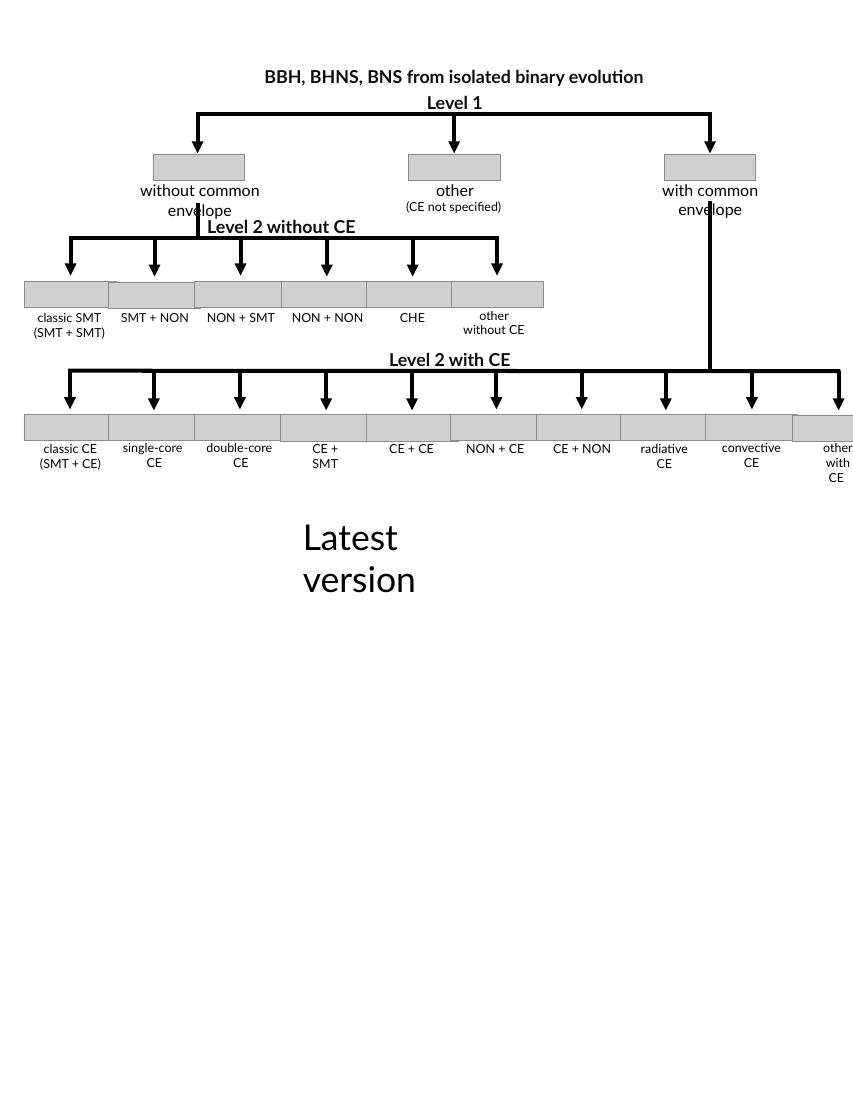
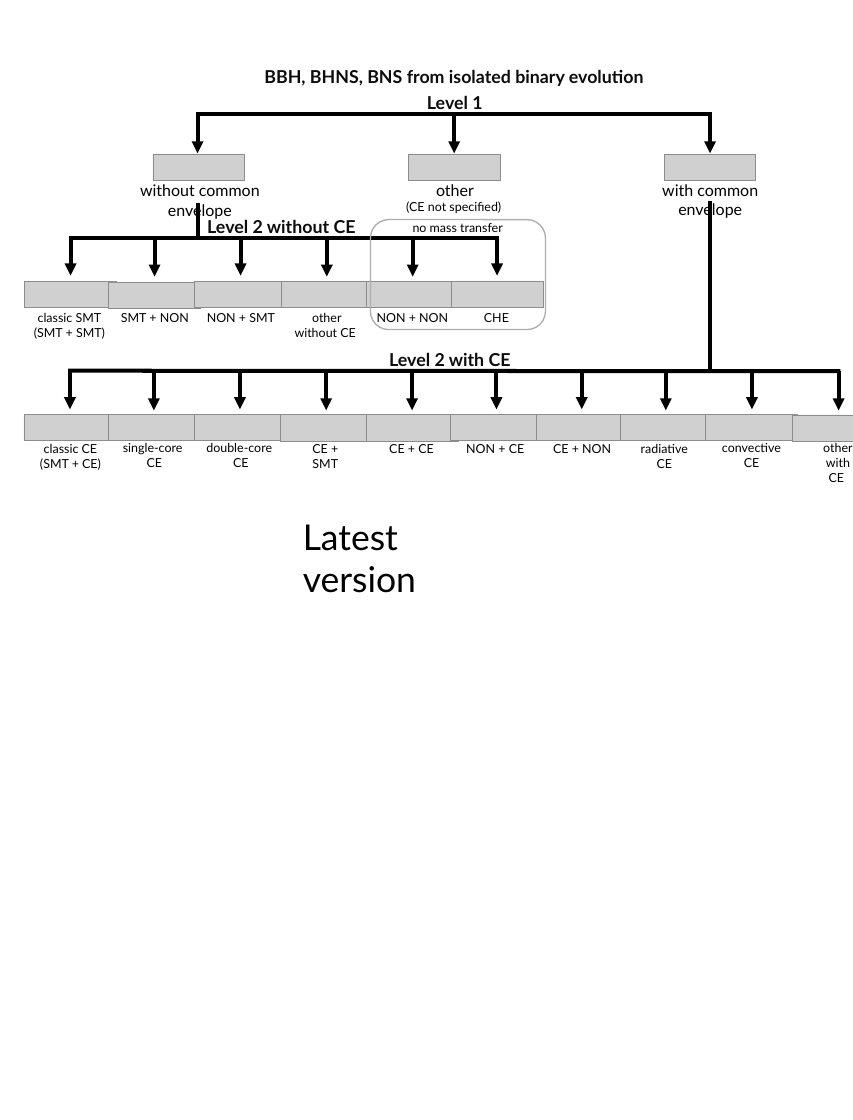
Before and after one commit to FloorBroekgaarden/Rates_of_Formation_Channels, a slide deck: slide 1 of plottingCode/All_Figures/Figure1_schematic_files_to_create_plot/formation_channels_legend.pptx. Drawn at 853x1120 pixels with LibreOffice and Linux fonts; fonts in the diff are those of the drawing; grey boxes stand for pictures. Boxes give left, top, right and bottom in pixels: in the first picture for what was removed or moved away, otherwise in the second. Text is boxed around its words. In the diff, an @@ line names an element or a change of style, - is before the commit and + after.

```diff
--- a/plottingCode/All_Figures/Figure1_schematic_files_to_create_plot/formation_channels_legend.pptx
+++ b/plottingCode/All_Figures/Figure1_schematic_files_to_create_plot/formation_channels_legend.pptx
@@ rounded rectangle added at (371,219,546,330), outline #AEAEAE 1.5 pt @@
@@ text added at (413,223,503,232), 14 pt, text #000000 @@
+no mass transfer
@@ text at (295,313,356,337): text changed @@
-other
-without CE
+other
+without CE
@@ text "NON + NON": place and size @@
-text "NON + NON" at (292,313,363,322)
+text "NON + NON" at (377,313,448,322)
@@ text "CHE": place and size @@
-text "CHE" at (400,313,425,322)
+text "CHE" at (484,313,509,322)
```
Also in this commit, not shown: 1 slide added.
